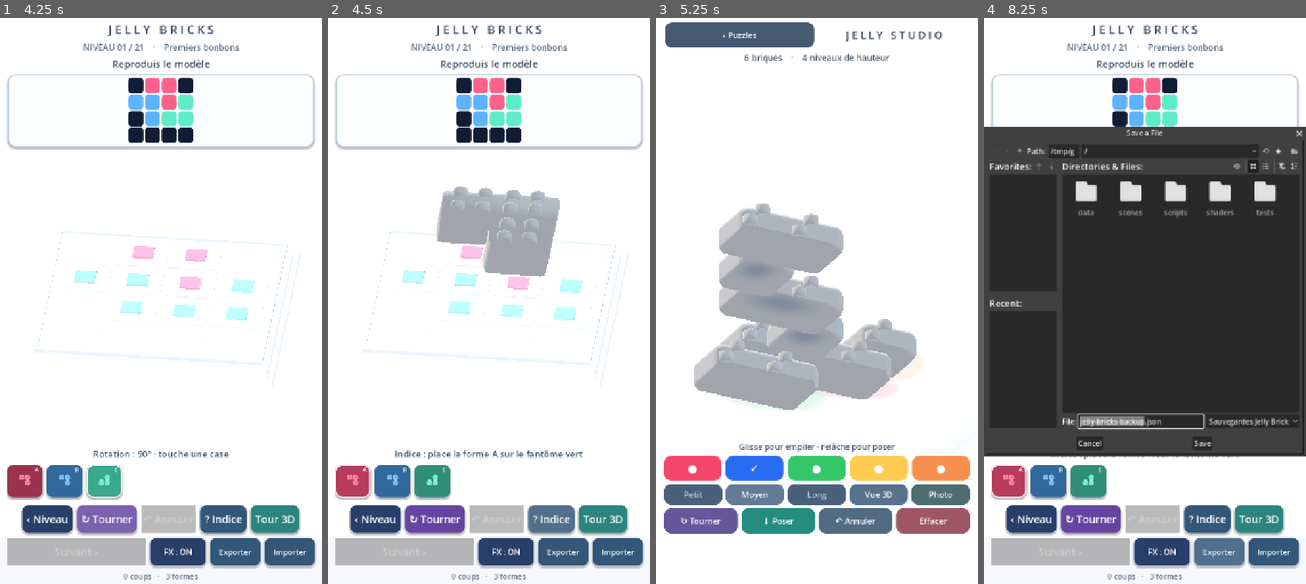
Above: before the commit, frames 1-4 (left to right).
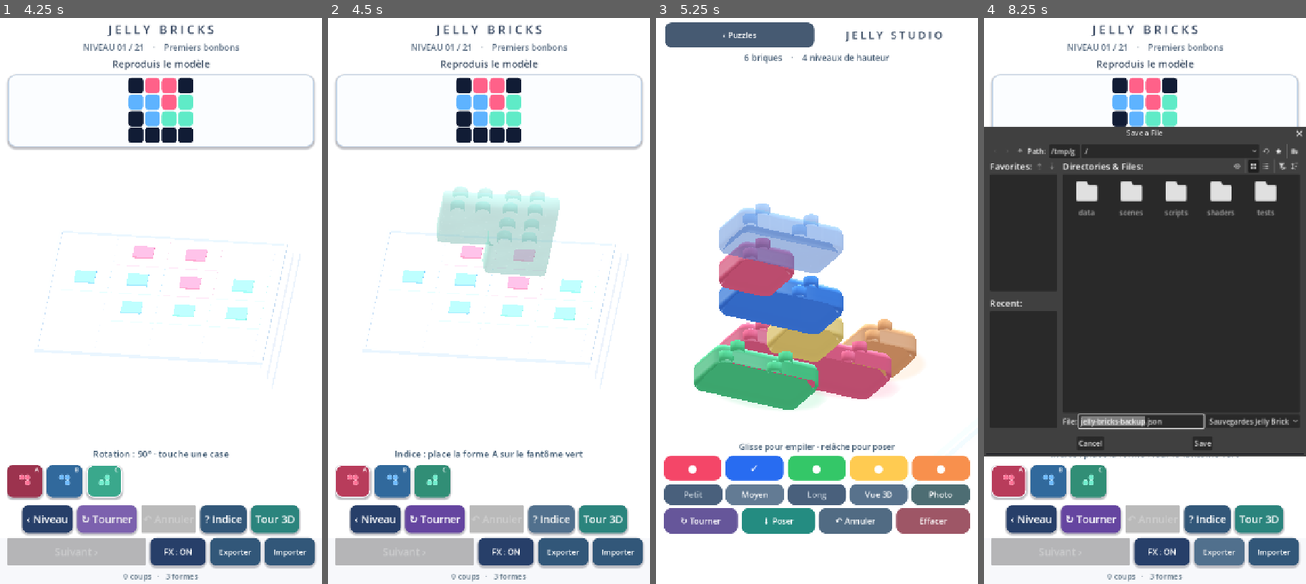
Above: after the commit, the same moments.

Repository: dbrckk/Jelly-bricks
Game: Godot game, scene res://scenes/main.tscn
Same seed, same stepped clock (60 frames per second), same inputs: the game is played once before the commit and once after it.
Inputs (mouse positions are in pixels of both pictures, inside the frame that each line leads up to):
- Up to frame 1 (4.25 s): click (25, 482) at 0.52 s; click (64, 482) at 1.27 s; click (103, 482) at 2.02 s; click "‹ Niveau" at 2.75 s; click "↻ Tourner" at 3.5 s
- Up to frame 2 (4.5 s): click "? Indice" at 4.25 s
- Up to frame 3 (5.25 s): click "Tour 3D" at 5 s
- Up to frame 4 (8.25 s): click "‹ Puzzles" at 5.75 s; click "FX : ON" at 6.5 s; click "FX : OFF" at 7.25 s; click "Exporter" at 8 s

Frame 1 is identical in both runs. In frame 2, 4.4% of the frame differs, in the area x 33-72%, y 29-46%; in frame 3, 15%, in the area x 11-81%, y 32-70%; in frame 4, 1.1%.

Commit message:
fix(compatibility): replace PBR clearcoat causing grey Jelly with bounded camera-reactive tinted liquid glints

Diff:
--- a/native-godot/shaders/jelly.gdshader
+++ b/native-godot/shaders/jelly.gdshader
@@ -468,21 +468,29 @@
         jelly_color = mix(jelly_color, candy_tint.rgb * .67,
             sidewall * foot * studio_transmission * .14);
     }
+    // Final *tinted* wet reflections are kept AFTER the pigment mixing.
+    // Native PBR CLEARCOAT made solid Jelly turn opaque grey/white on the
+    // actual Mesa Compatibility renderer. Never rely on that output for
+    // mobile translucency. Instead, two bounded colored photographic
+    // glints remain in the existing pigment shader and follow the real
+    // vertex normals and camera. No new material pass or opaque overlay.
+    if (studio_transmission > .001 && studio_glass > .001) {
+        vec3 liquid_mirror = reflect(-eye, n);
+        float wide_glint = pow(max(dot(liquid_mirror,
+            normalize(vec3(-.43, .73, .53))), 0.0), 8.0);
+        float tight_glint = pow(max(dot(liquid_mirror,
+            normalize(vec3(.59, .62, -.52))), 0.0), 26.0);
+        vec3 tinted_window = mix(candy_tint.rgb,
+            vec3(1.0, .998, .99), .80);
+        jelly_color = mix(jelly_color, tinted_window,
+            clamp(studio_transmission * (wide_glint * .27 +
+                tight_glint * .19), 0.0, .34));
+    }
     ALBEDO = jelly_color;
     METALLIC = .015;
     ROUGHNESS = mix(mix(mix(.25, .115, detail), .085,
         studio_glass * .56), .11, puzzle_lacquer);
     SPECULAR = .98;
-    // Use the native Godot PBR microfacet coat rather than painting every
-    // simulated highlight into ALBEDO. A restrained coat gives the actual
-    // smoothed normals/studs a movable specular reflection under the two
-    // existing studio directional lights. Never add a separate draw pass.
-    // The material is the same shader for puzzles and ghosts, but their
-    // transmission uniform is zero so this polished-skin lobe is disabled.
-    CLEARCOAT = studio_transmission * .66;
-    CLEARCOAT_GLOSS = .87;
-    RIM = studio_transmission * .20;
-    RIM_TINT = .82;
     EMISSION = candy_tint.rgb * (.018 + inner_glow * .023) +
         vec3(.34, .42, .65) * fresnel * .19 +
         vec3(1.0, .95, 1.0) * softbox * detail * .12 +
